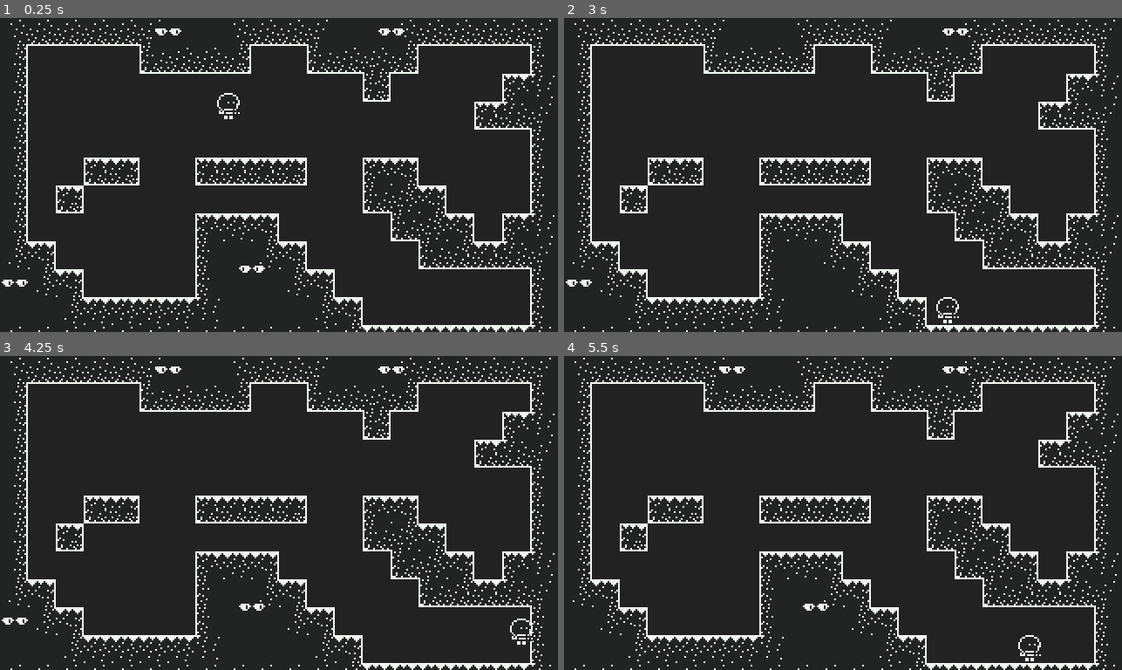
Above: before the commit, frames 1-4 (two rows, left to right).
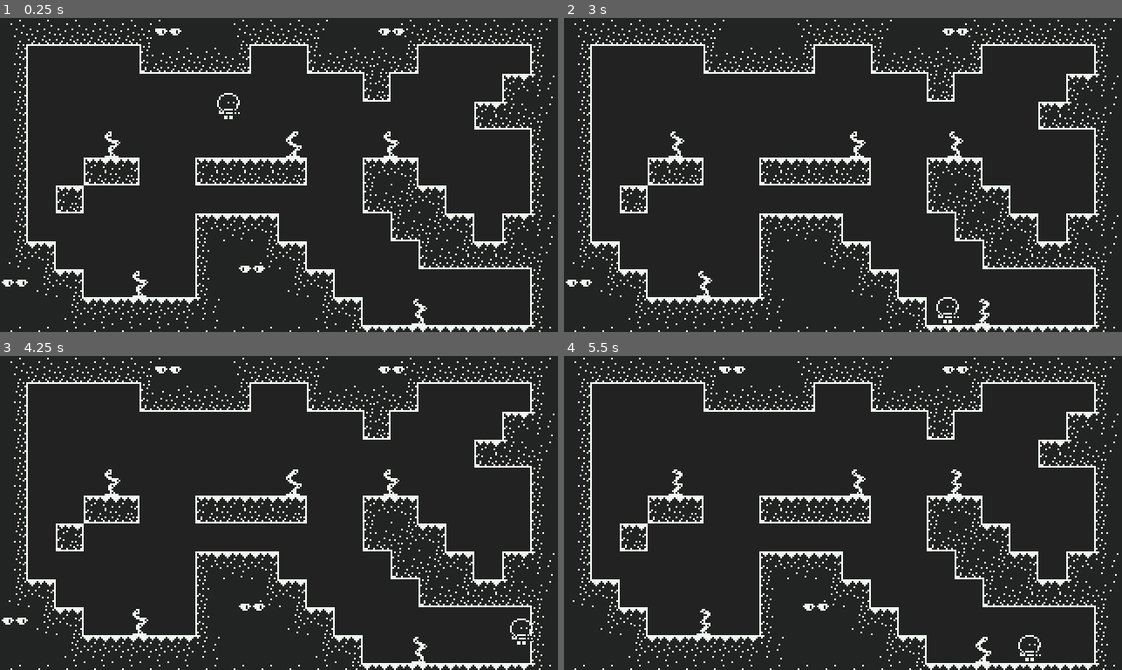
Above: after the commit, the same moments.

Repository: madeso/spelsylt4
Game: Godot game, scene res://world.tscn
Same seed, same stepped clock (60 frames per second), same inputs: the game is played once before the commit and once after it.
Inputs:
- Up to frame 1 (0.25 s): no input
- Up to frame 2 (3 s): hold Right (ui_right) 0.53-2.03 s; tap Up (ui_up) at 0.77, 1.52 s; hold Left (ui_left) 2.03-2.78 s; hold Right (ui_right) from 2.78 s (still down)
- Up to frame 3 (4.25 s): keep holding Right (ui_right); tap Up (ui_up) at 3.02, 3.77 s
- Up to frame 4 (5.5 s): release Right (ui_right) at 4.28 s; hold Left (ui_left) 4.28-5.03 s; tap Up (ui_up) at 4.52 s; hold Right (ui_right) from 5.03 s (still down)

The runs differ from the first frame. In frame 1, 0.4% of the frame differs, in the area x 18-77%, y 36-98%; in frame 2, 0.4%; in frame 3, 0.4%; in frame 4, 0.4%.

Commit message:
alien world is not complete without tentacles

Diff:
--- /dev/null
+++ b/Tentacle.gd
@@ -0,0 +1,5 @@
+extends AnimatedSprite
+
+
+func _ready():
+	self.frame = randi() % 4
--- /dev/null
+++ b/Tentacle.tscn
@@ -0,0 +1,36 @@
+[gd_scene load_steps=8 format=2]
+
+[ext_resource path="res://tentacle.png" type="Texture" id=1]
+[ext_resource path="res://Tentacle.gd" type="Script" id=2]
+
+[sub_resource type="AtlasTexture" id=1]
+atlas = ExtResource( 1 )
+region = Rect2( 0, 0, 16, 16 )
+
+[sub_resource type="AtlasTexture" id=2]
+atlas = ExtResource( 1 )
+region = Rect2( 16, 0, 16, 16 )
+
+[sub_resource type="AtlasTexture" id=3]
+atlas = ExtResource( 1 )
+region = Rect2( 32, 0, 16, 16 )
+
+[sub_resource type="AtlasTexture" id=4]
+atlas = ExtResource( 1 )
+region = Rect2( 48, 0, 16, 16 )
+
+[sub_resource type="SpriteFrames" id=5]
+animations = [ {
+"frames": [ SubResource( 1 ), SubResource( 2 ), SubResource( 3 ), SubResource( 4 ) ],
+"loop": true,
+"name": "idle",
+"speed": 5.0
+} ]
+
+[node name="Tentacle" type="AnimatedSprite"]
+position = Vector2( 0, -8 )
+frames = SubResource( 5 )
+animation = "idle"
+frame = 3
+playing = true
+script = ExtResource( 2 )
--- a/world.tscn
+++ b/world.tscn
@@ -1,8 +1,9 @@
-[gd_scene load_steps=52 format=2]
+[gd_scene load_steps=53 format=2]
 
 [ext_resource path="res://tileset.png" type="Texture" id=1]
 [ext_resource path="res://player.tscn" type="PackedScene" id=2]
 [ext_resource path="res://eyes.tscn" type="PackedScene" id=3]
+[ext_resource path="res://Tentacle.tscn" type="PackedScene" id=4]
 
 [sub_resource type="ConvexPolygonShape2D" id=1]
 points = PoolVector2Array( 0, 0, 16, 0, 16, 16, 0, 16 )
@@ -461,17 +462,37 @@
 format = 1
 tile_data = PoolIntArray( -1, 0, 0, -65536, 0, 1, -65535, 0, 1, -65534, 0, 1, -65533, 0, 1, -65532, 0, 1, -65531, 0, 1, …(2663 unchanged characters)…
 
+[node name="eyes" parent="." instance=ExtResource( 3 )]
+position = Vector2( 144, 144 )
+
+[node name="eyes2" parent="." instance=ExtResource( 3 )]
+position = Vector2( 96, 8 )
+
+[node name="eyes3" parent="." instance=ExtResource( 3 )]
+position = Vector2( 224, 8 )
+
+[node name="eyes4" parent="." instance=ExtResource( 3 )]
+position = Vector2( 8, 152 )
+
+[node name="Tentacle2" parent="." instance=ExtResource( 4 )]
+position = Vector2( 224, 72 )
+frame = 3
+
+[node name="Tentacle" parent="." instance=ExtResource( 4 )]
+position = Vector2( 168, 72 )
+frame = 1
+
+[node name="Tentacle3" parent="." instance=ExtResource( 4 )]
+position = Vector2( 80, 152 )
+frame = 1
+
+[node name="Tentacle4" parent="." instance=ExtResource( 4 )]
+position = Vector2( 240, 168 )
+frame = 2
+
+[node name="Tentacle5" parent="." instance=ExtResource( 4 )]
+position = Vector2( 64, 72 )
+frame = 1
+
 [node name="Player" parent="." instance=ExtResource( 2 )]
 position = Vector2( 132, 70 )
-
-[node name="eyes" parent="." instance=ExtResource( 3 )]
-position = Vector2( 144, 144 )
-
-[node name="eyes2" parent="." instance=ExtResource( 3 )]
-position = Vector2( 96, 8 )
-
-[node name="eyes3" parent="." instance=ExtResource( 3 )]
-position = Vector2( 224, 8 )
-
-[node name="eyes4" parent="." instance=ExtResource( 3 )]
-position = Vector2( 8, 152 )
Not shown, added: tentacle.png.import
